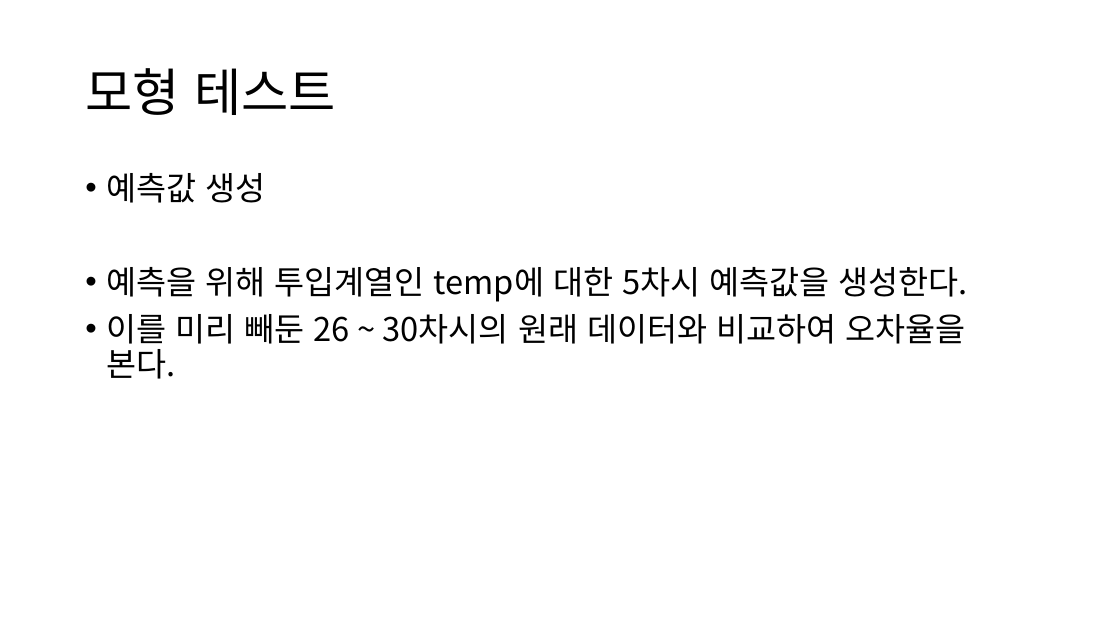
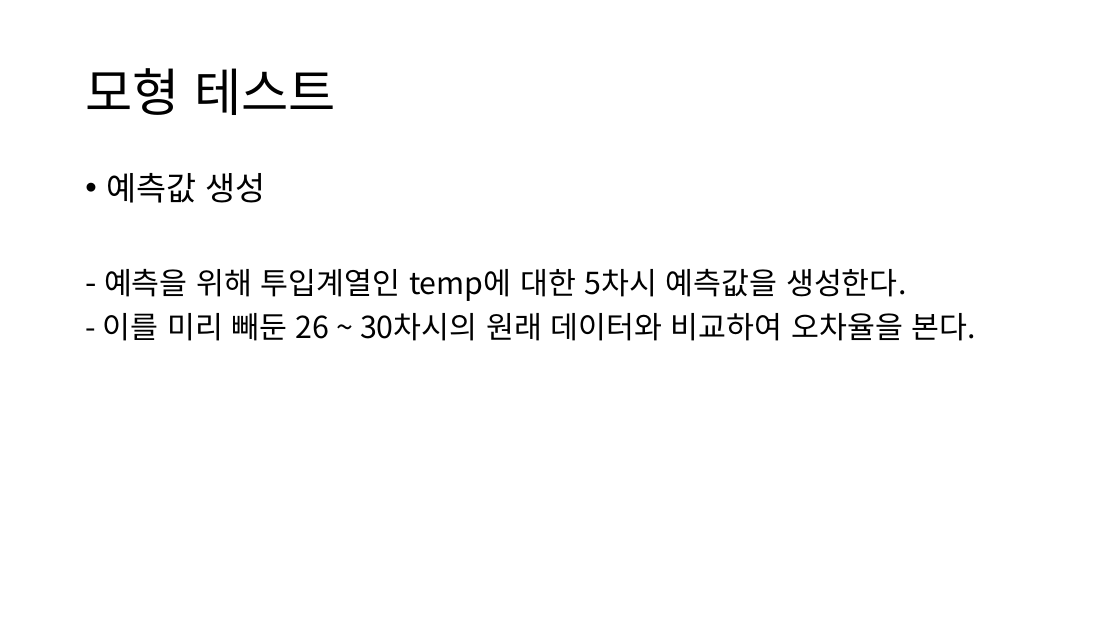
Before and after one commit to neverland251/MainProject, a slide deck: slide 16 of Project/DataMining/ARIMAX_Project/아이스크림 판매량 예측/아이스크림을 왜 먹을까.pptx. Drawn at 1120x630 pixels with LibreOffice and Linux fonts; fonts in the diff are those of the drawing. Boxes give left, top, right and bottom in pixels: in the first picture for what was removed or moved away, otherwise in the second. Text is boxed around its words. In the diff, an @@ line names an element or a change of style, - is before the commit and + after.

```diff
--- a/Project/DataMining/ARIMAX_Project/아이스크림 판매량 예측/아이스크림을 왜 먹을까.pptx
+++ b/Project/DataMining/ARIMAX_Project/아이스크림 판매량 예측/아이스크림을 왜 먹을까.pptx
@@ text at [103,269,976,341]: text changed; size 28 to 26 pt @@
-• 예측을 위해 투입계열인 temp에 대한 5차시 예측값을 생성한다.
-• 이를 미리 빼둔 26 ~ 30차시의 원래 데이터와 비교하여 오차율을 본다.
+- 예측을 위해 투입계열인 temp에 대한 5차시 예측값을 생성한다.
+- 이를 미리 빼둔 26 ~ 30차시의 원래 데이터와 비교하여 오차율을 본다.
```
Also in this commit, not shown: 16 other slides changed, 1 other file.
